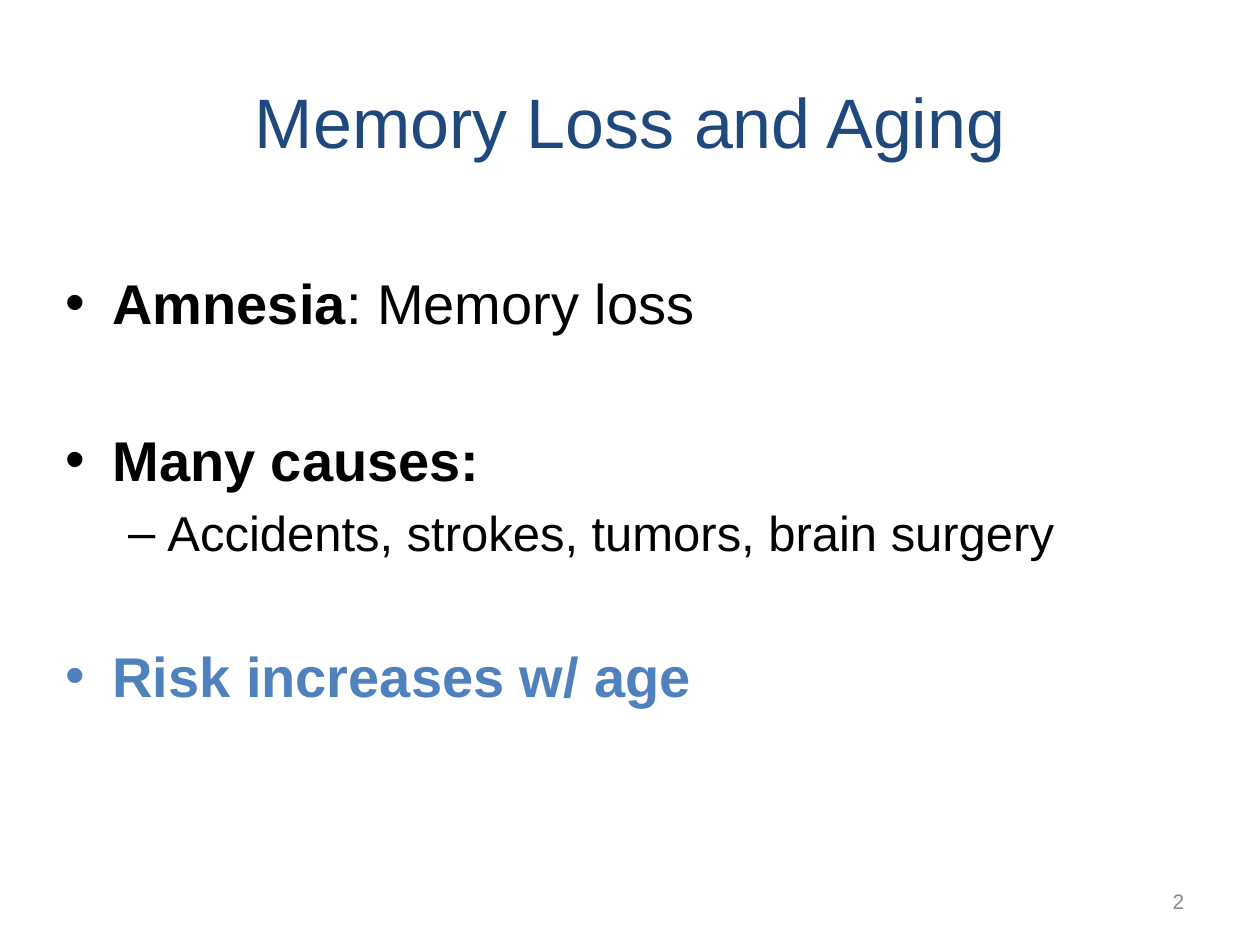
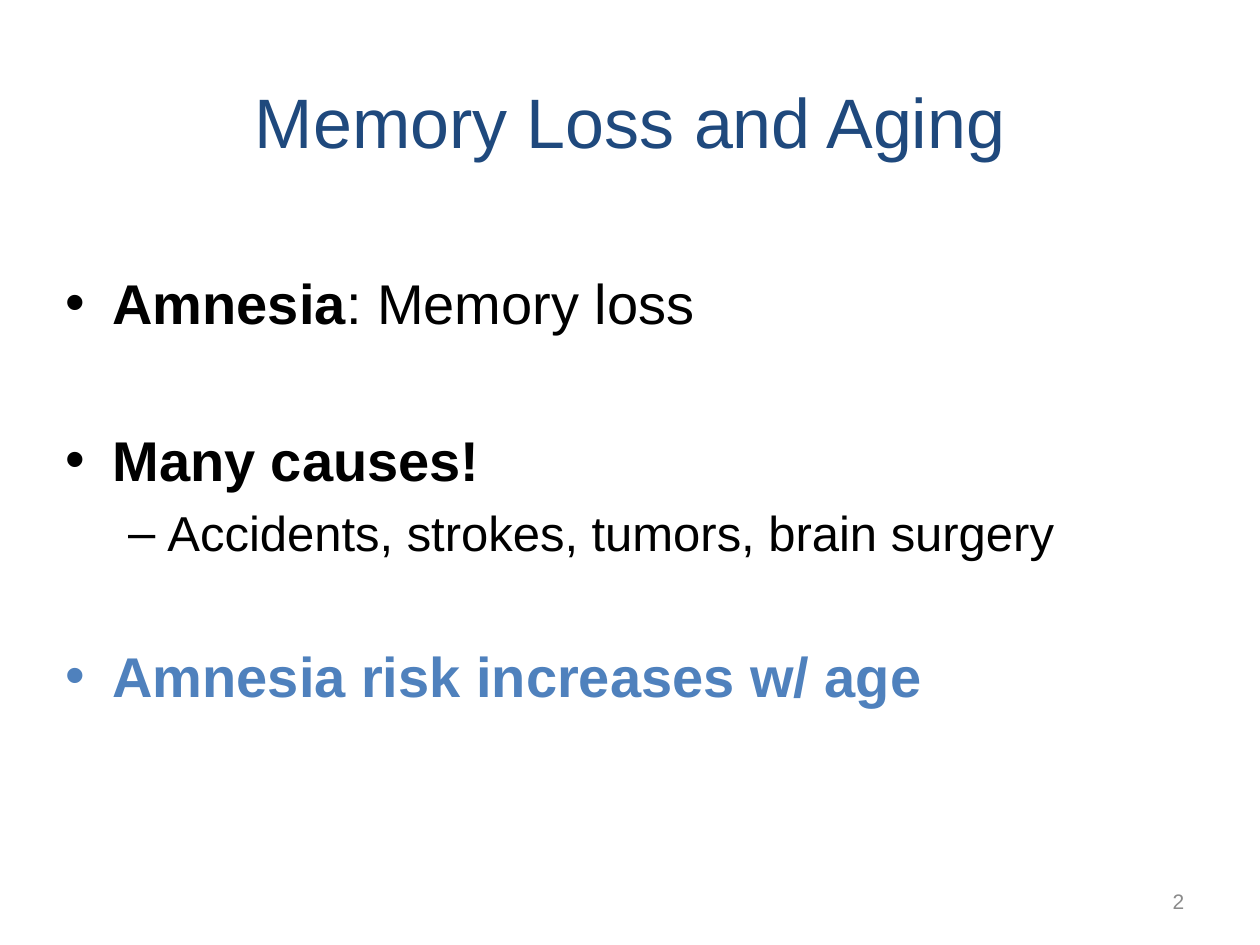
Before and after one commit to npm27/Teaching-Materials, a slide deck: slide 2 of Memory/Slides/Chapter 10.PPTX. Drawn at 1260x945 pixels with LibreOffice and Linux fonts; fonts in the diff are those of the drawing. Boxes give left, top, right and bottom in pixels: in the first picture for what was removed or moved away, otherwise in the second. Text is boxed around its words. In the diff, an @@ line names an element or a change of style, - is before the commit and + after.

```diff
--- a/Memory/Slides/Chapter 10.PPTX
+++ b/Memory/Slides/Chapter 10.PPTX
@@ text at [112,442,480,492]: text changed @@
-• Many causes:
+• Many causes!
@@ text at [112,656,921,708]: text changed @@
-• Risk increases w/ age
+• Amnesia risk increases w/ age
```
Also in this commit, not shown: 2 other slides changed, 11 slides added.
